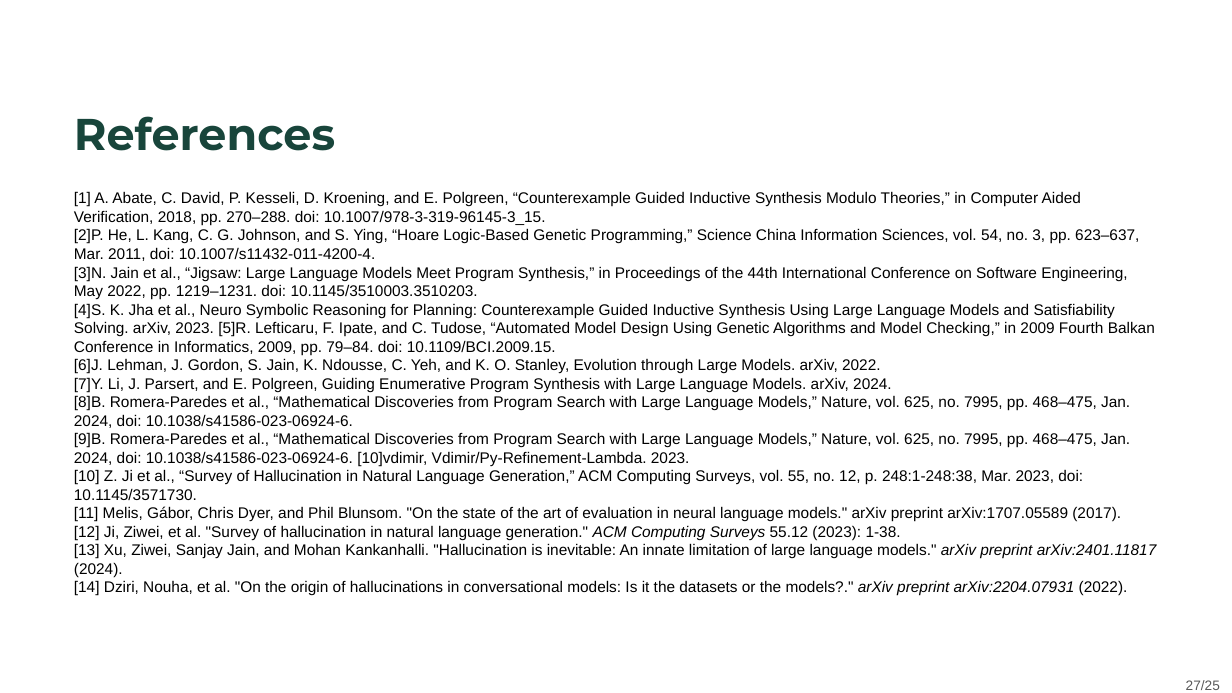
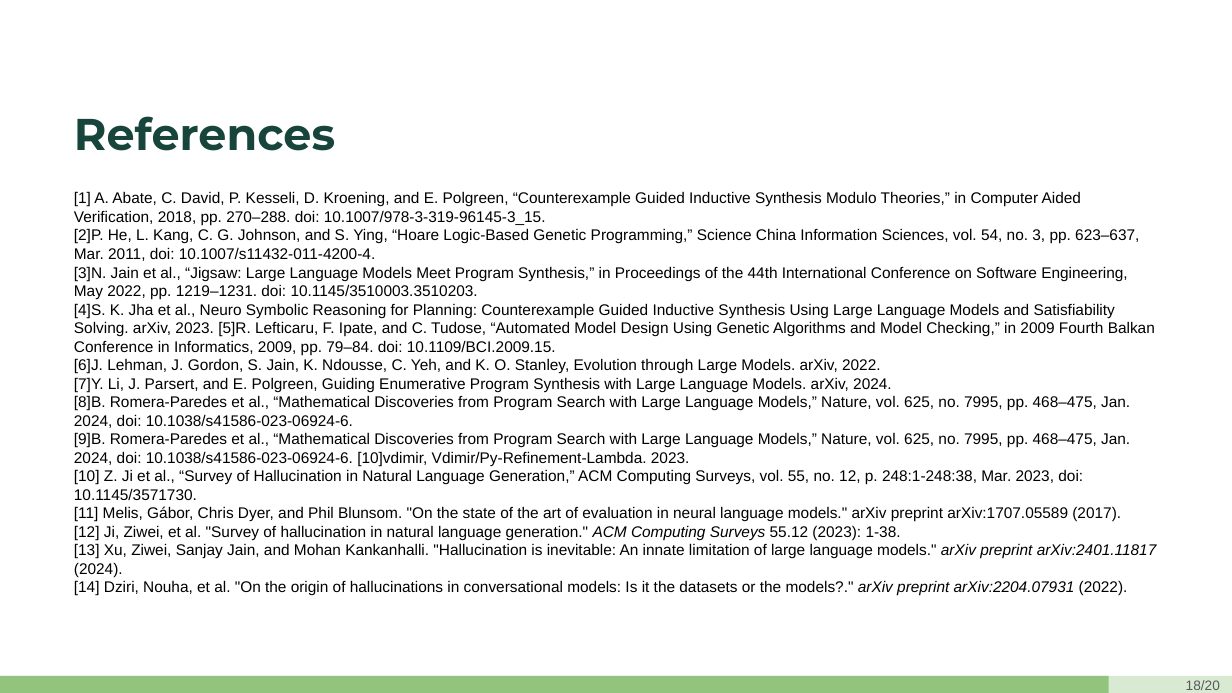
Before and after one commit to ayaanmayooq/LLM-verification-CEGIS, a slide deck: slide 18 of presentation.pptx (slide 27 before the commit). Drawn at 1232x693 pixels with LibreOffice and Linux fonts; fonts in the diff are those of the drawing; background and template pictures are left out. Boxes give left, top, right and bottom in pixels: in the first picture for what was removed or moved away, otherwise in the second. Text is boxed around its words. In the diff, an @@ line names an element or a change of style, - is before the commit and + after.

```diff
--- a/presentation.pptx
+++ b/presentation.pptx
@@ rectangle added at [0, 676, 1232, 693], fill #D9EAD3 @@
@@ rectangle added at [0, 676, 1109, 693], fill #93C47D @@
@@ page number at [1186, 680, 1220, 690]: text changed @@
-27/25
+18/20
```
Also in this commit, not shown: 23 other slides changed, 15 slides added, 4 slides removed.
